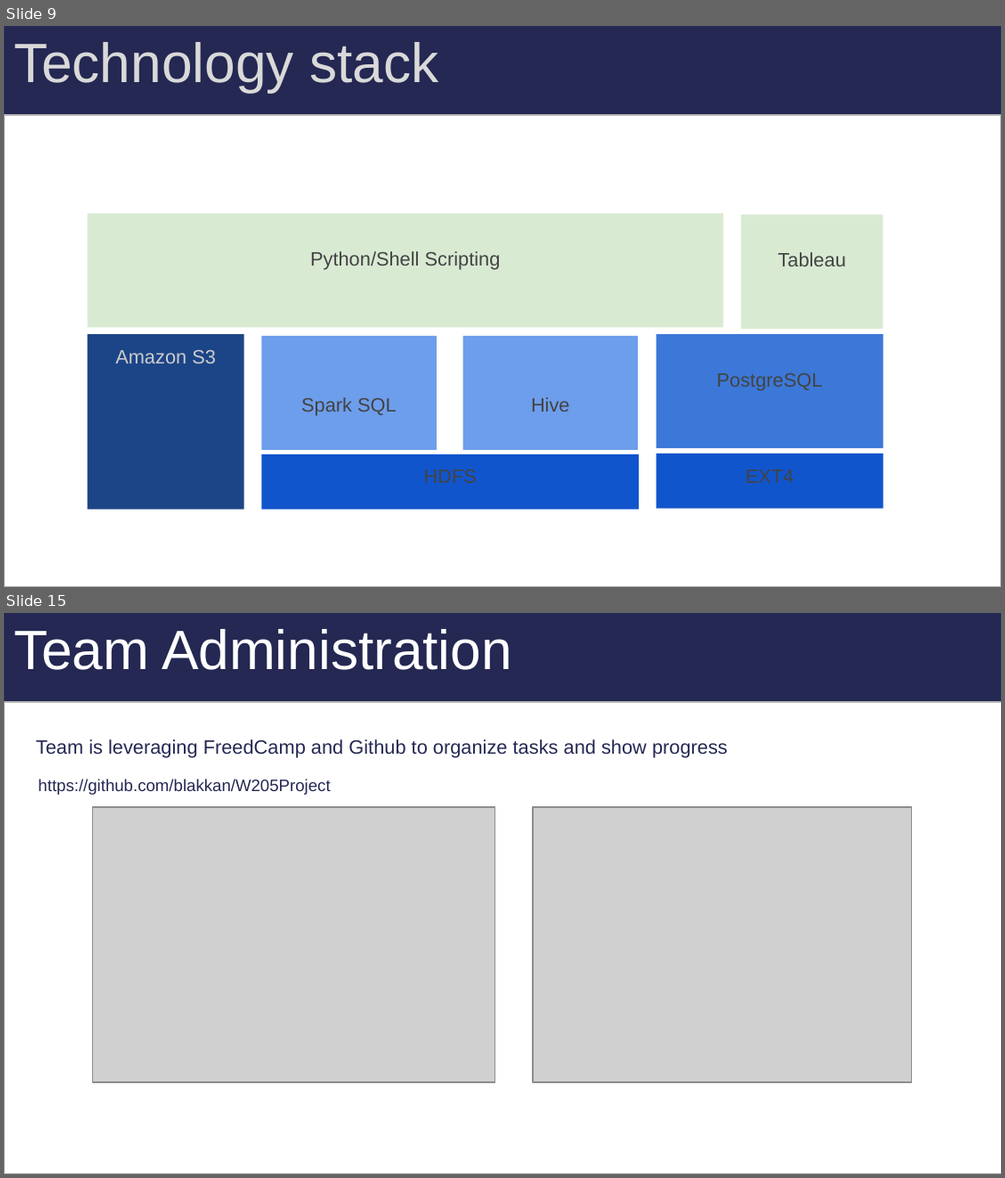
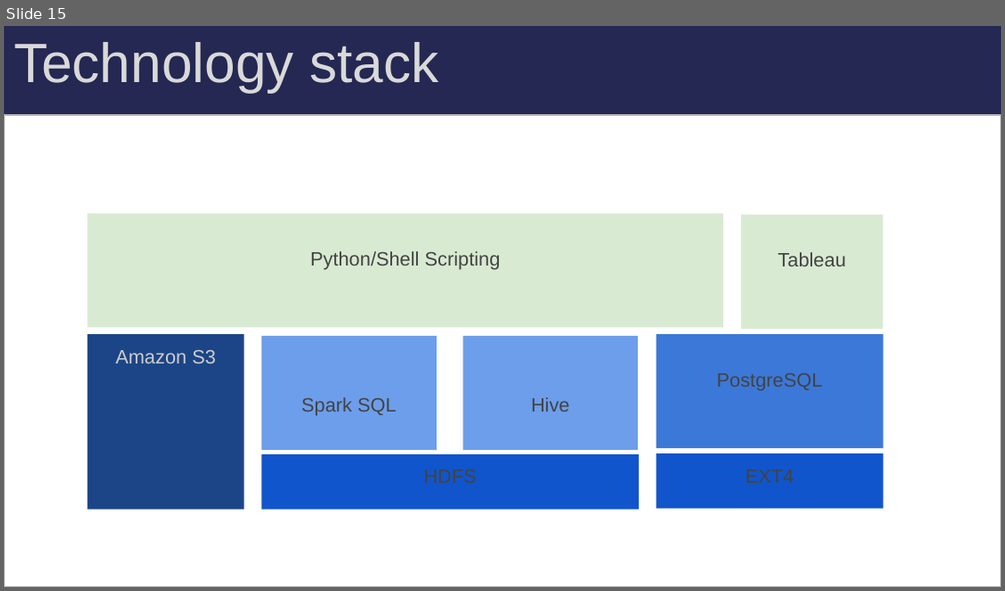
Before and after one commit to blakkan/CabStuff, a slide deck: W205-TaxiNYC-FinalPresentation-JB-RN-AP.pptx. Shown one above the other, each under a label of ours: slides 9 and 15 before the commit, slide 15 after it; the slides between them are not shown. The pictures are 1005x1178 and 1005x591 pixels, drawn with LibreOffice and Linux fonts; fonts in the diff are those of the drawing; grey boxes stand for pictures. Boxes give left, top, right and bottom in pixels: in the first picture for what was removed or moved away, otherwise in the second. Text is boxed around its words. In the diff, an @@ line names an element or a change of style, - is before the commit and + after.

```diff
--- a/W205-TaxiNYC-FinalPresentation-JB-RN-AP.pptx
+++ b/W205-TaxiNYC-FinalPresentation-JB-RN-AP.pptx
@@ slide 15 removed at (4, 613, 1001, 1174), background gradient #B7B7B7 to #C2D8F5 to #E1EBF9; not listed: 1 template element that a slide beside it also shows @@
@@ title removed at (14, 629, 512, 670) @@
-Team Administration
@@ rectangle removed at (5, 702, 1001, 1173) @@
@@ text removed at (36, 739, 728, 795) @@
-Team is leveraging FreedCamp and Github to organize tasks and show progress
-https://github.com/blakkan/W205Project
@@ picture removed at (93, 807, 494, 1083) @@
@@ picture removed at (533, 807, 911, 1083) @@
@@ what was slide 9 is now slide 15 @@
```
Also in this commit, not shown: 6 slides changed, 5 slides added, 5 other slides removed.
